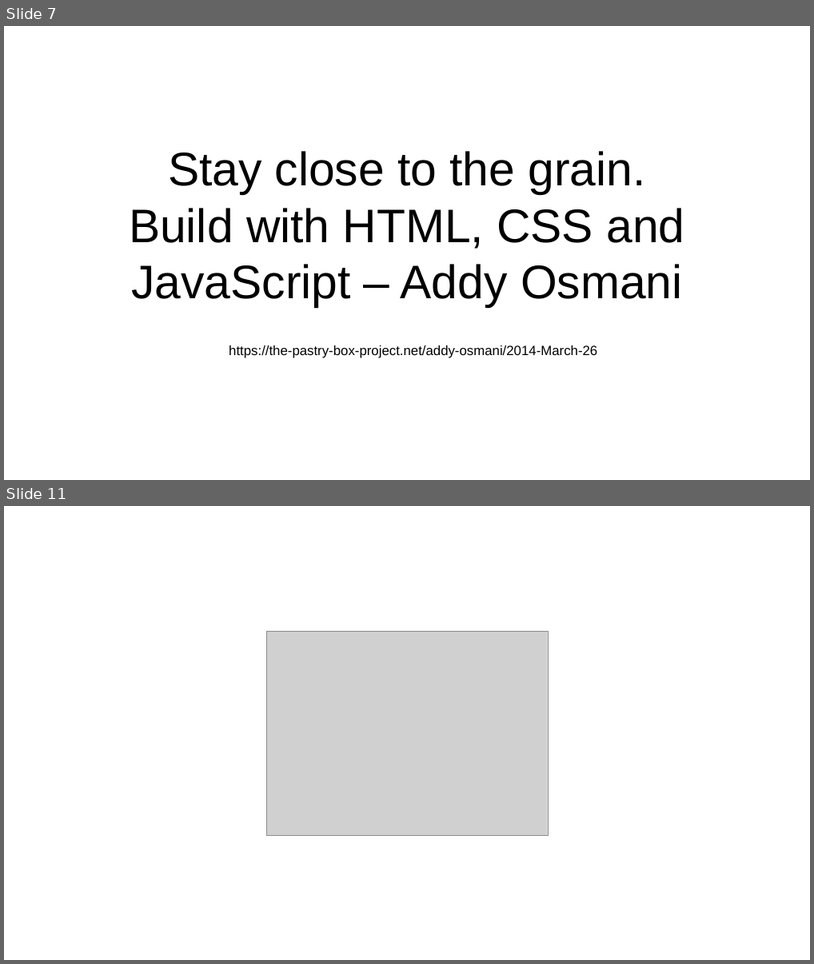
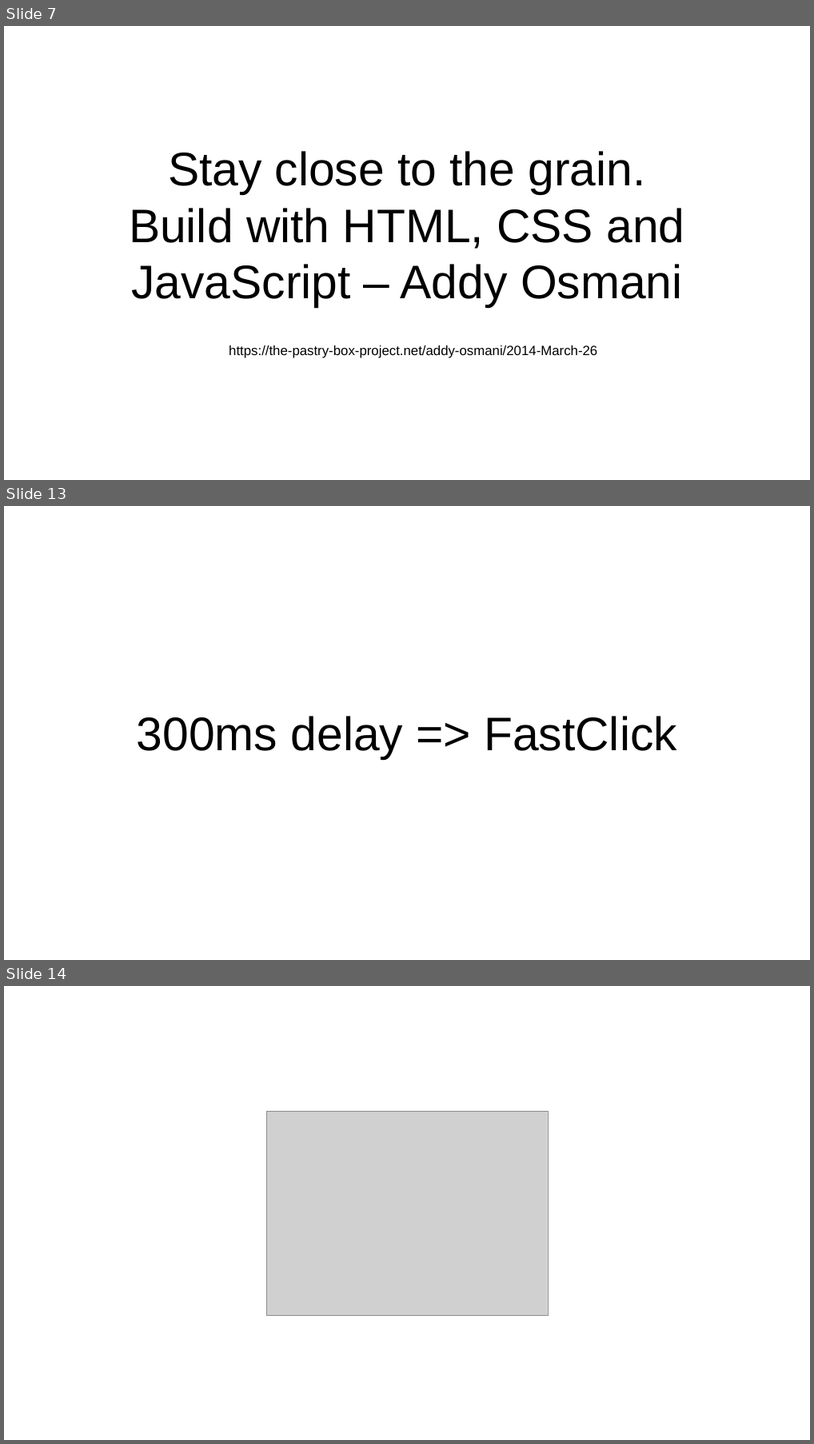
Before and after one commit to asunar/ThatConf, a slide deck: speakerSlides.pptx. Shown one above the other, each under a label of ours: slides 7 and 11 before the commit, slides 7, 13 and 14 after it; the slides between them are not shown. The pictures are 814x964 and 814x1444 pixels, drawn with LibreOffice and Linux fonts; fonts in the diff are those of the drawing; grey boxes stand for pictures; background and template pictures are left out. Boxes give left, top, right and bottom in pixels: in the first picture for what was removed or moved away, otherwise in the second. Text is boxed around its words. In the diff, an @@ line names an element or a change of style, - is before the commit and + after.

```diff
--- a/speakerSlides.pptx
+++ b/speakerSlides.pptx
@@ slide 13 added at (x1=4, y1=506, x2=810, y2=960), background #FFFFFF @@
@@ title added at (x1=137, y1=716, x2=678, y2=759), 112 pt, text #000000 @@
+300ms delay => FastClick
@@ what was slide 11 is now slide 14 @@
```
Also in this commit, not shown: 2 other slides added.
